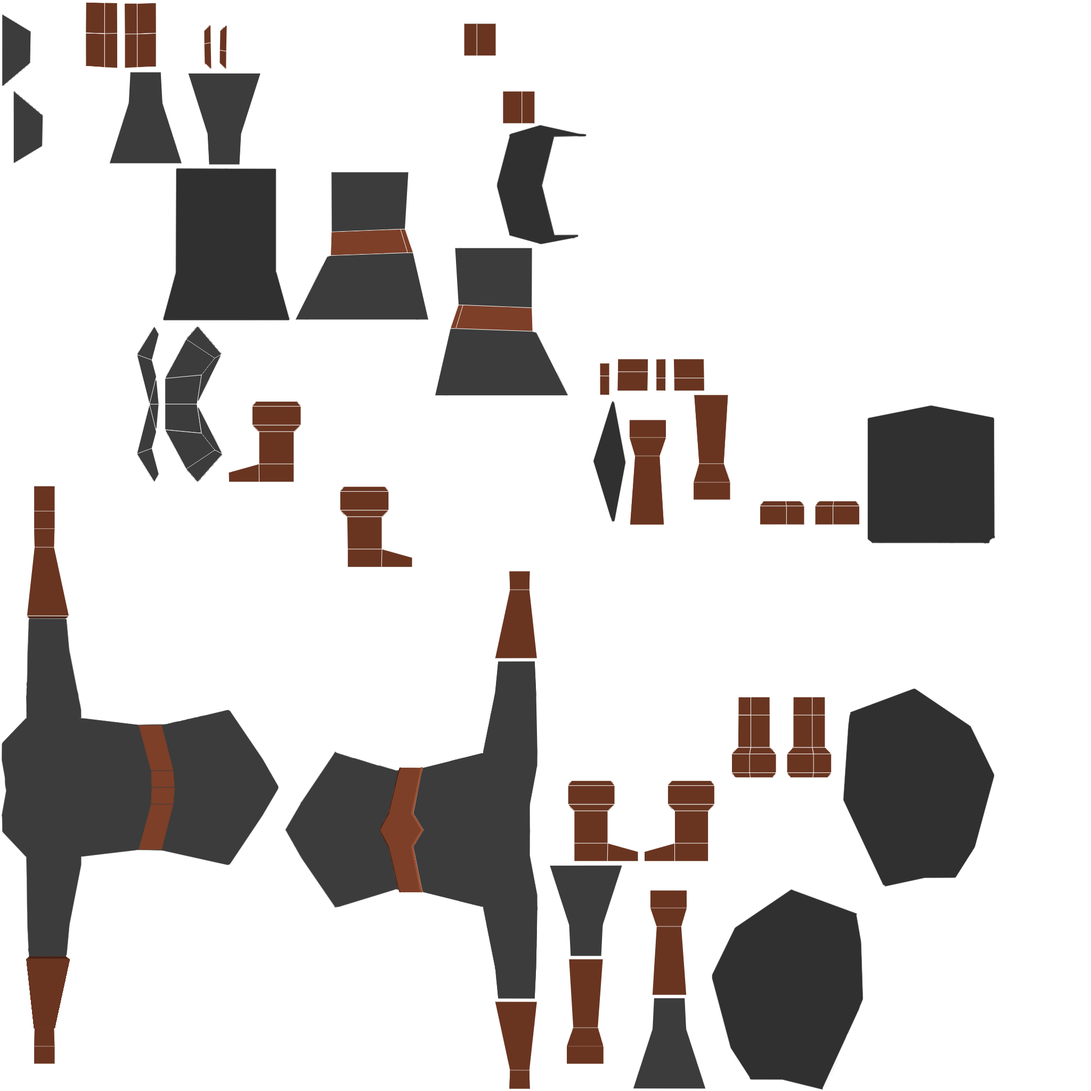
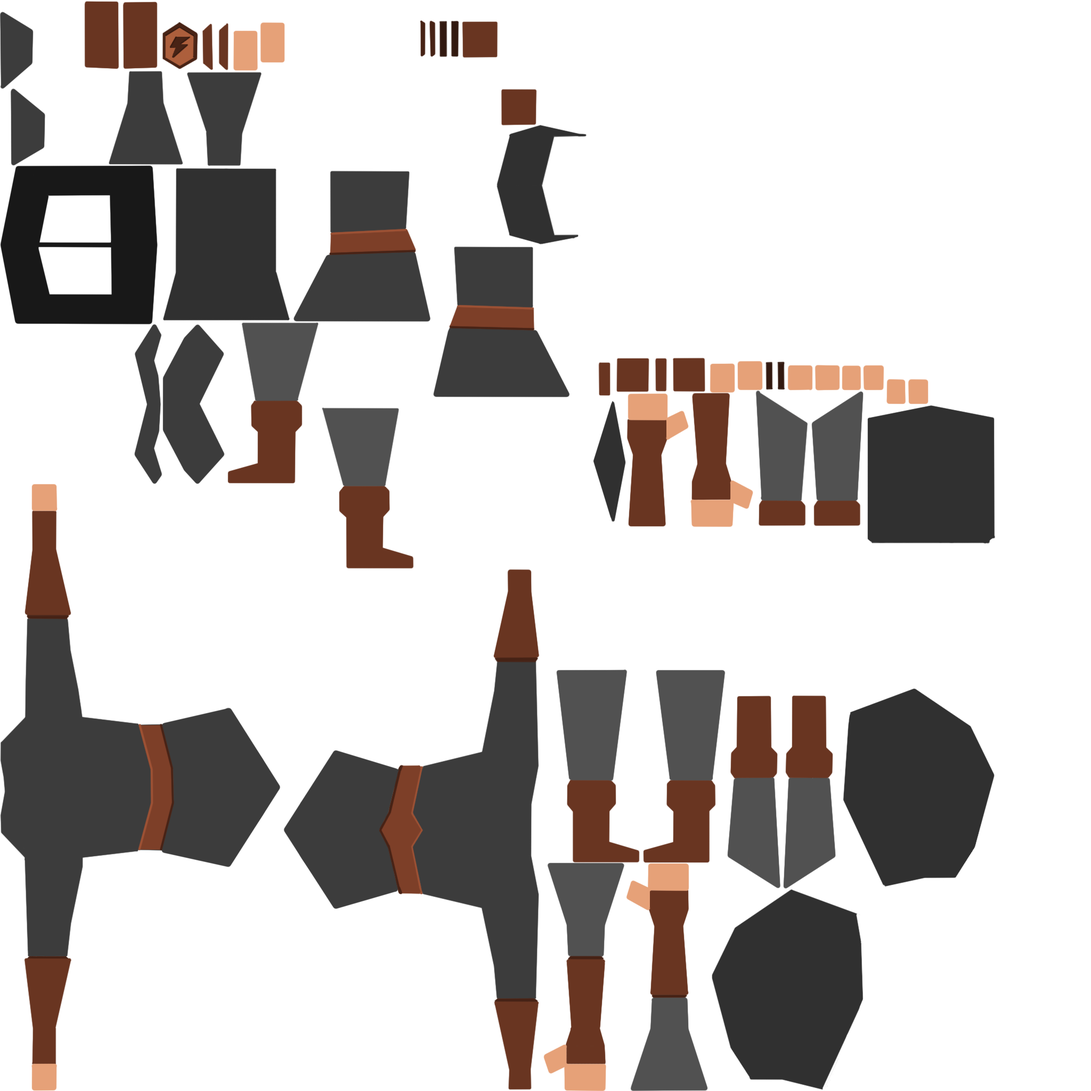
Layers edited between the first and the second (1091, 1091) image:
painted on "Capa 3" over [0, 0, 929, 1091]
